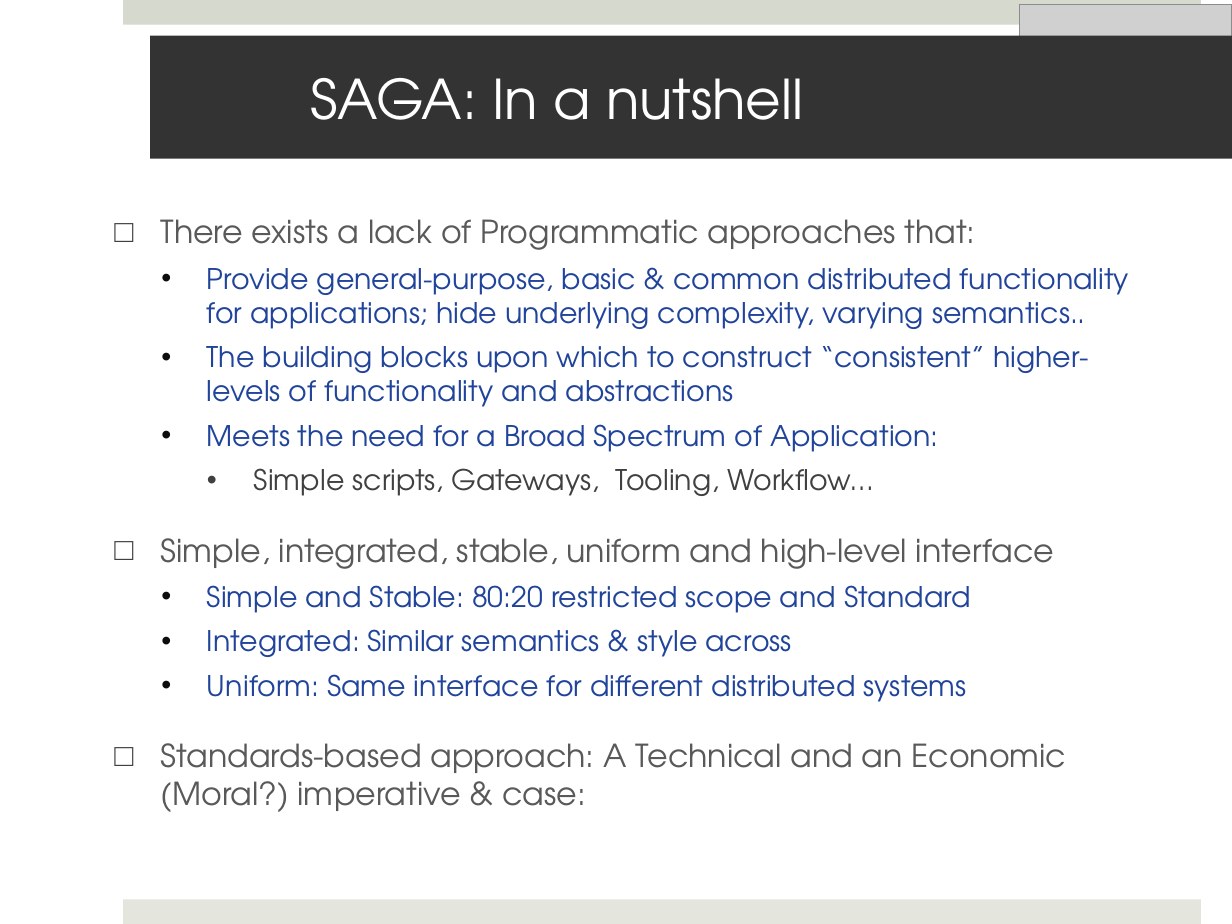
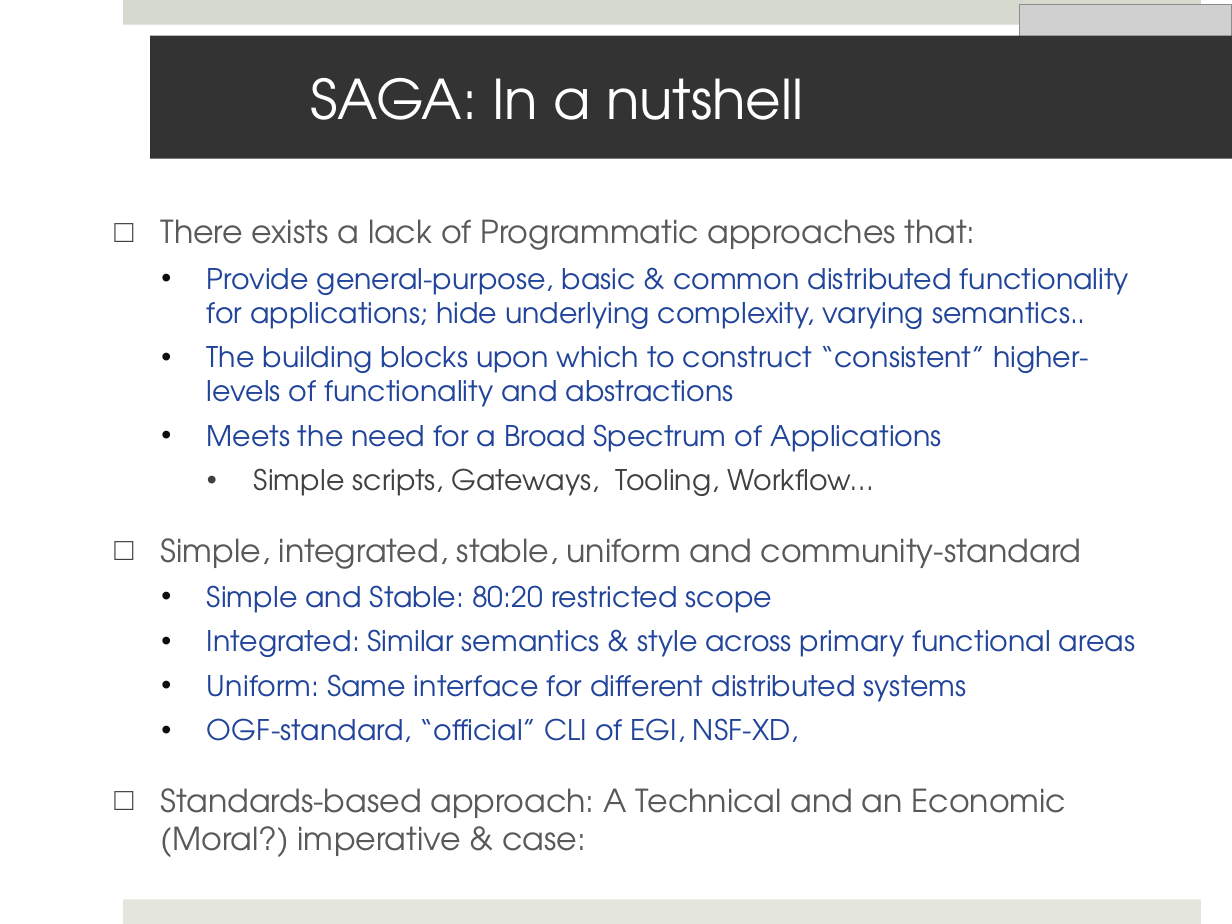
Before and after one commit to saga-project/saga-cpp-legacy-projects, a slide deck: slide 13 of saga-talks/abstractions_for_ls-microsoft.pptx. Drawn at 1232x924 pixels with LibreOffice and Linux fonts; fonts in the diff are those of the drawing; grey boxes stand for pictures; background and template pictures are left out. Boxes give left, top, right and bottom in pixels: in the first picture for what was removed or moved away, otherwise in the second. Text is boxed around its words. In the diff, an @@ line names an element or a change of style, - is before the commit and + after.

```diff
--- a/saga-talks/abstractions_for_ls-microsoft.pptx
+++ b/saga-talks/abstractions_for_ls-microsoft.pptx
@@ text at (x1=207, y1=424, x2=942, y2=452): text changed @@
-  • Meets the need for a Broad Spectrum of Application:
+  • Meets the need for a Broad Spectrum of Applications
@@ text at (x1=161, y1=538, x2=1135, y2=657): text changed @@
-□ Simple, integrated, stable, uniform and high-level interface
-  • Simple and Stable: 80:20 restricted scope and Standard
-  • Integrated: Similar semantics & style across
+□ Simple, integrated, stable, uniform and community-standard
+  • Simple and Stable: 80:20 restricted scope
+  • Integrated: Similar semantics & style across primary functional areas
@@ text at (x1=207, y1=718, x2=799, y2=742): paragraph added @@
+  • OGF-standard, “official” CLI of EGI, NSF-XD,
```
Also in this commit, not shown: 8 other slides changed, 1 slide added.
